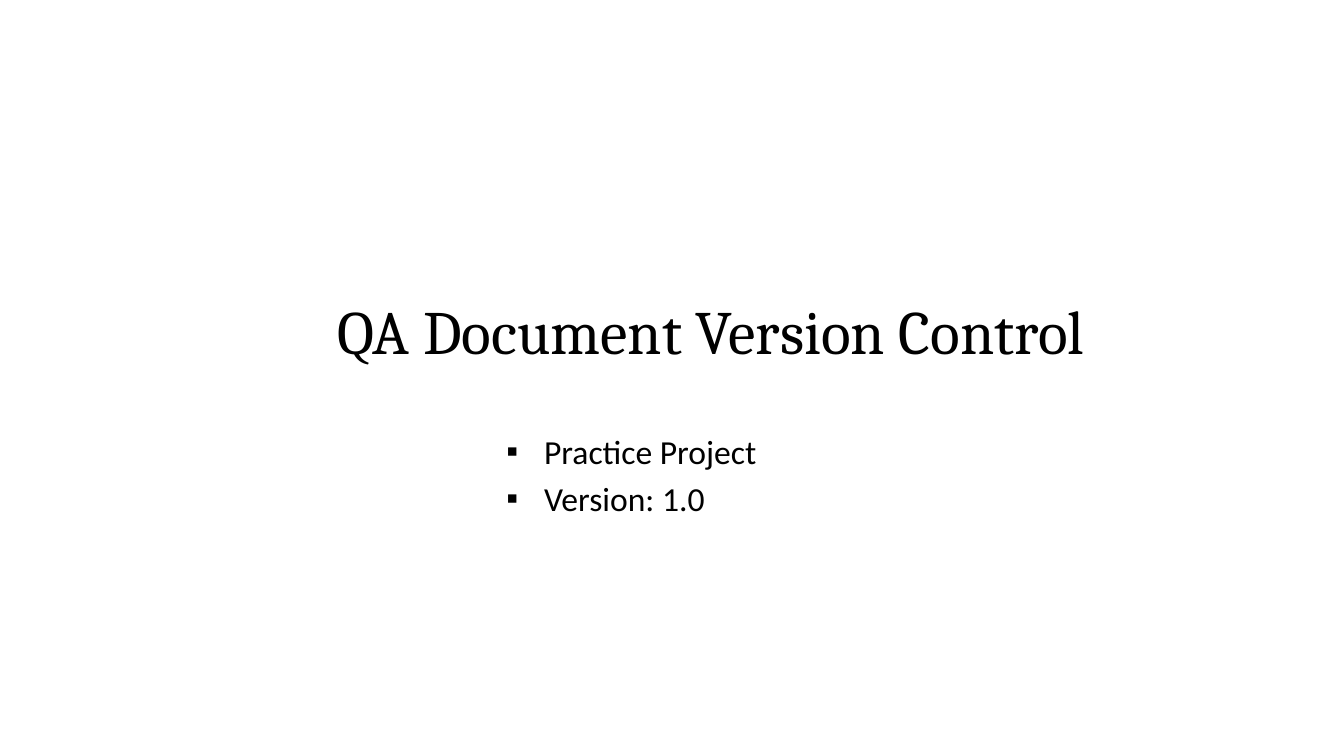
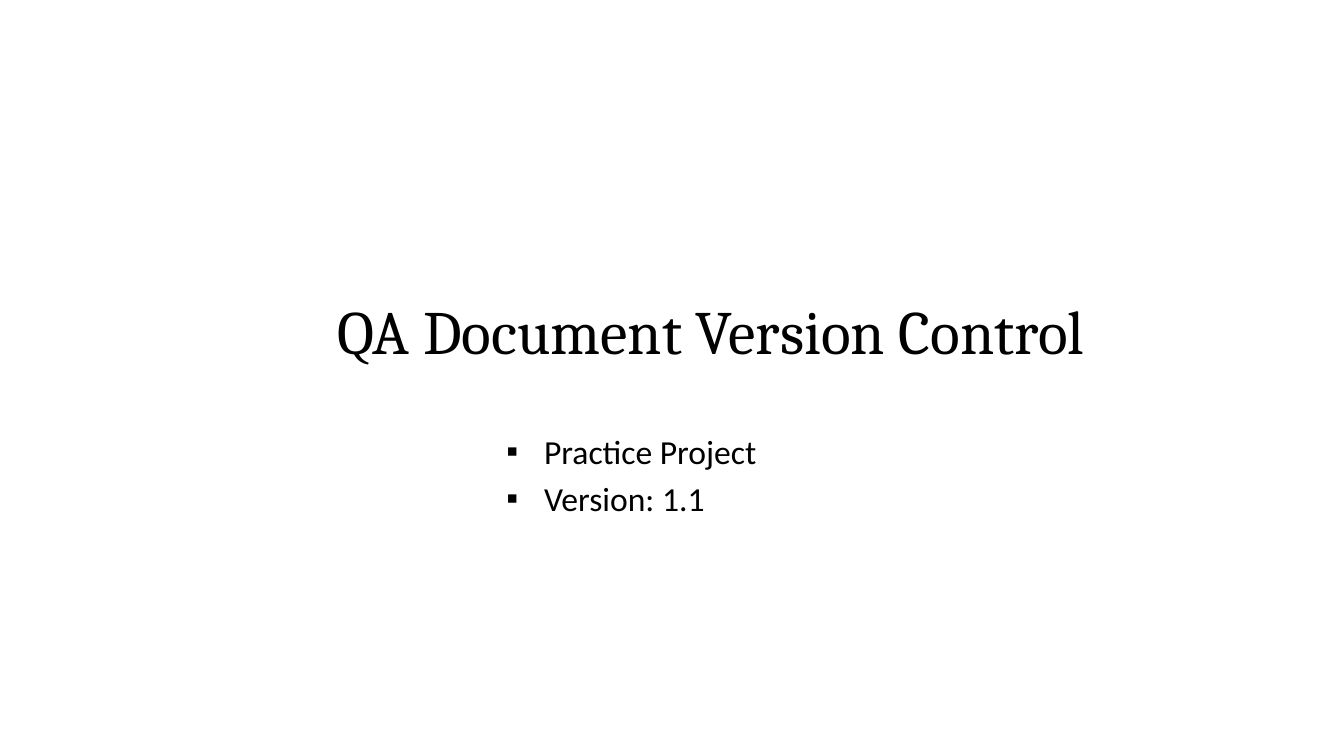
Before and after one commit to vigneswaranP-26/Version-Control-Task, a slide deck: slide 1 of QA-Presentation.pptx. Drawn at 1344x756 pixels with LibreOffice and Linux fonts; fonts in the diff are those of the drawing. Boxes give left, top, right and bottom in pixels: in the first picture for what was removed or moved away, otherwise in the second. Text is boxed around its words. In the diff, an @@ line names an element or a change of style, - is before the commit and + after.

```diff
--- a/QA-Presentation.pptx
+++ b/QA-Presentation.pptx
@@ text at [544,488,705,512]: text changed @@
-▪ Version: 1.0
+▪ Version: 1.1
```
Also in this commit, not shown: 1 other slide changed.
